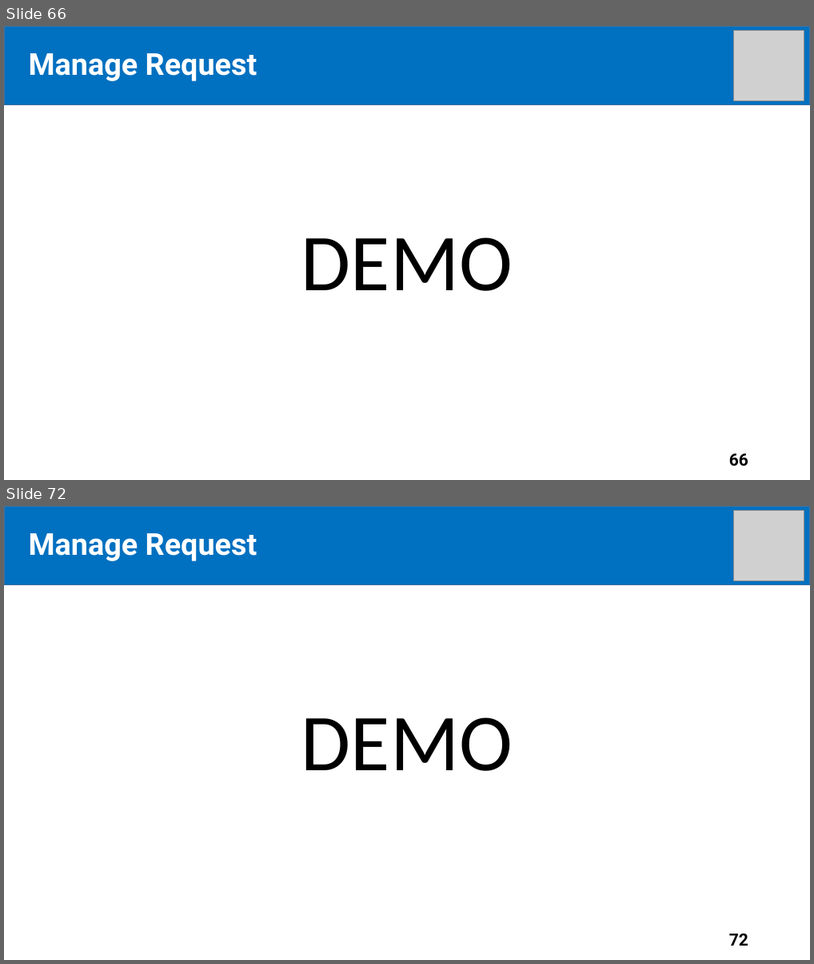
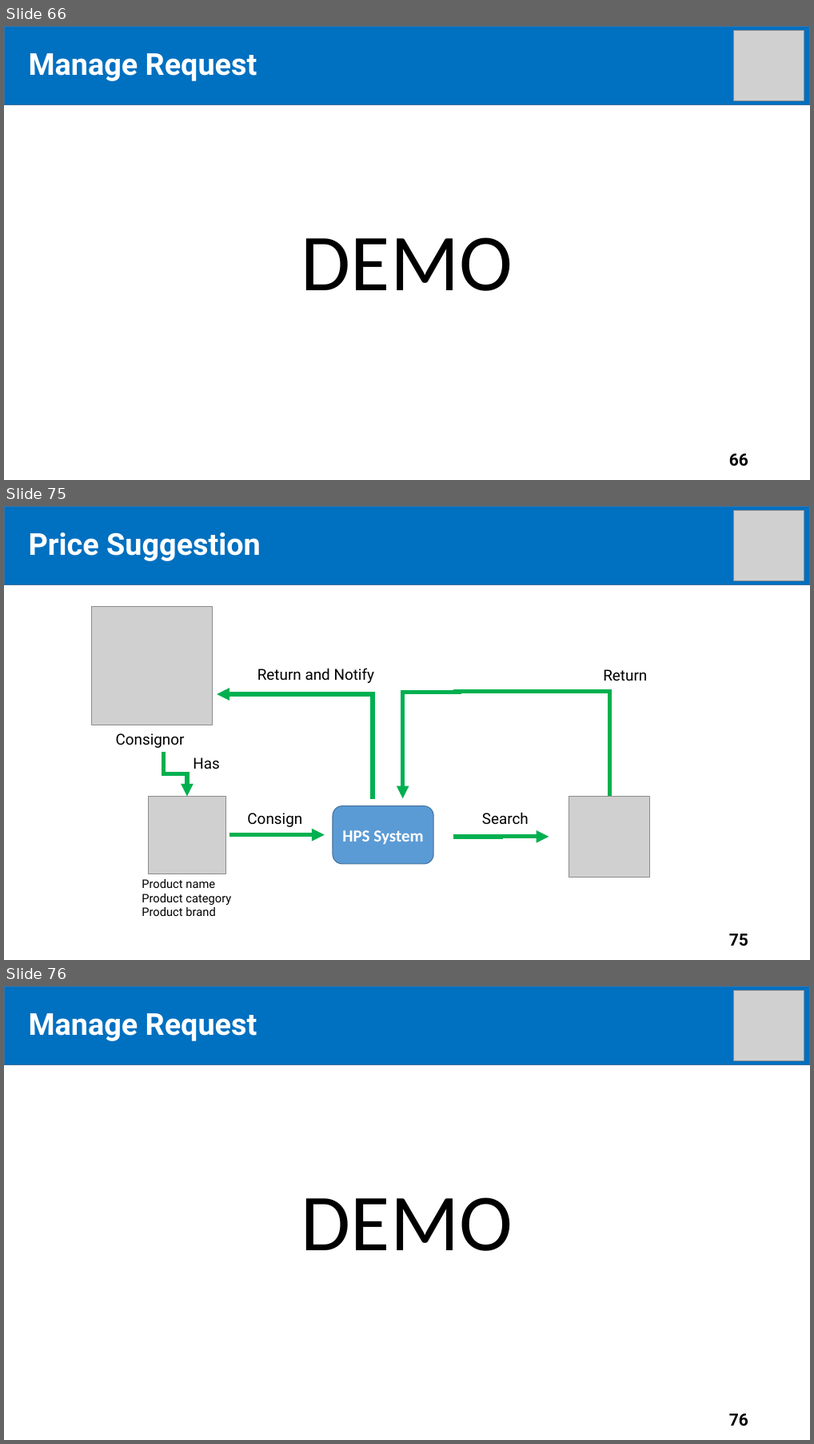
Before and after one commit to tiendan3108/CP, a slide deck: Source/Presentation/PreFinalPresentation.pptx. Shown one above the other, each under a label of ours: slides 66 and 72 before the commit, slides 66, 75 and 76 after it; the slides between them are not shown. The pictures are 814x964 and 814x1444 pixels, drawn with LibreOffice and Linux fonts; fonts in the diff are those of the drawing; grey boxes stand for pictures. Boxes give left, top, right and bottom in pixels: in the first picture for what was removed or moved away, otherwise in the second. Text is boxed around its words. In the diff, an @@ line names an element or a change of style, - is before the commit and + after.

```diff
--- a/Source/Presentation/PreFinalPresentation.pptx
+++ b/Source/Presentation/PreFinalPresentation.pptx
@@ slide 75 added at bbox=[4, 506, 810, 960], background #FFFFFF @@
@@ rectangle added at bbox=[4, 506, 810, 584], fill #0070C0, outline #43739E 1 pt @@
@@ picture added at bbox=[734, 510, 804, 580] @@
@@ text added at bbox=[29, 532, 261, 561], 36 pt, text #FFFFFF, bold @@
+Price Suggestion
@@ title added at bbox=[50, 536, 170, 561], 44 pt, text #FFFFFF, bold @@
+Outline
@@ picture added at bbox=[92, 607, 212, 725] @@
@@ text added at bbox=[258, 668, 375, 683], 18 pt, text #000000 @@
+Return and Notify
@@ text added at bbox=[603, 669, 647, 680], 18 pt, text #000000 @@
+Return
@@ elbow arrow added from (373, 799) to (217, 694), #00B050 5 pt @@
@@ elbow arrow added from (459, 692) to (403, 798), #00B050 5 pt @@
@@ elbow line added from (610, 796) to (454, 692), #00B050 5 pt @@
@@ text added at bbox=[116, 733, 185, 748], 18 pt, text #000000 @@
+Consignor
@@ elbow arrow added from (164, 752) to (187, 796), #00B050 5 pt @@
@@ text added at bbox=[193, 757, 219, 768], 18 pt, text #000000 @@
+Has
@@ picture added at bbox=[149, 796, 226, 873] @@
@@ text added at bbox=[247, 812, 302, 827], 18 pt, text #000000 @@
+Consign
@@ rounded rectangle added at bbox=[333, 806, 434, 864], fill #5B9BD5, outline #43739E 1 pt, 20 pt, text #FFFFFF, bold @@
+HPS System
@@ text added at bbox=[482, 812, 529, 824], 18 pt, text #000000 @@
+Search
@@ picture added at bbox=[570, 796, 650, 876] @@
@@ elbow arrow added from (230, 835) to (325, 835), #00B050 5 pt @@
@@ elbow arrow added from (454, 836) to (549, 836), #00B050 5 pt @@
@@ text added at bbox=[142, 879, 231, 916], 14 pt, text #000000 @@
+Product name
+Product category
+Product brand
@@ page number added at bbox=[730, 933, 749, 946], 20 pt, text #000000, bold @@
+75
@@ what was slide 72 is now slide 76 @@
@@ page number at bbox=[730, 1413, 749, 1426]: text changed @@
-72
+76
```
Also in this commit, not shown: 2 slides changed, 9 other slides added.
